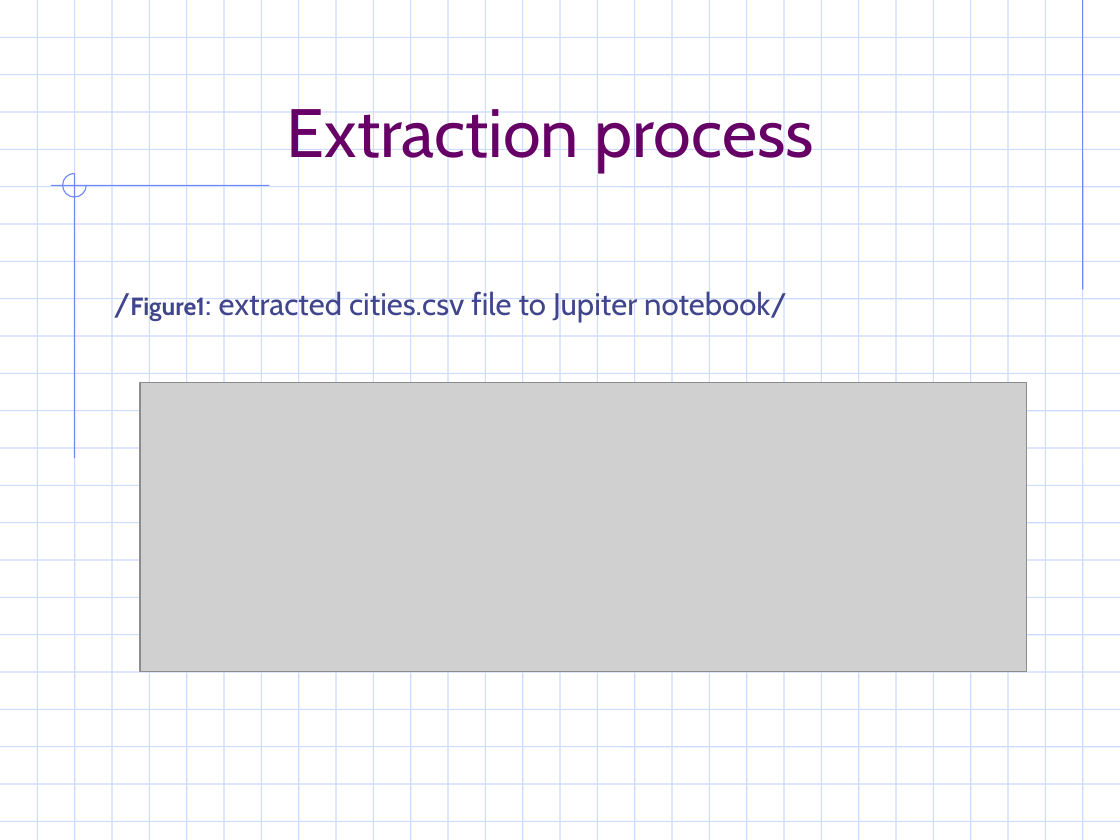
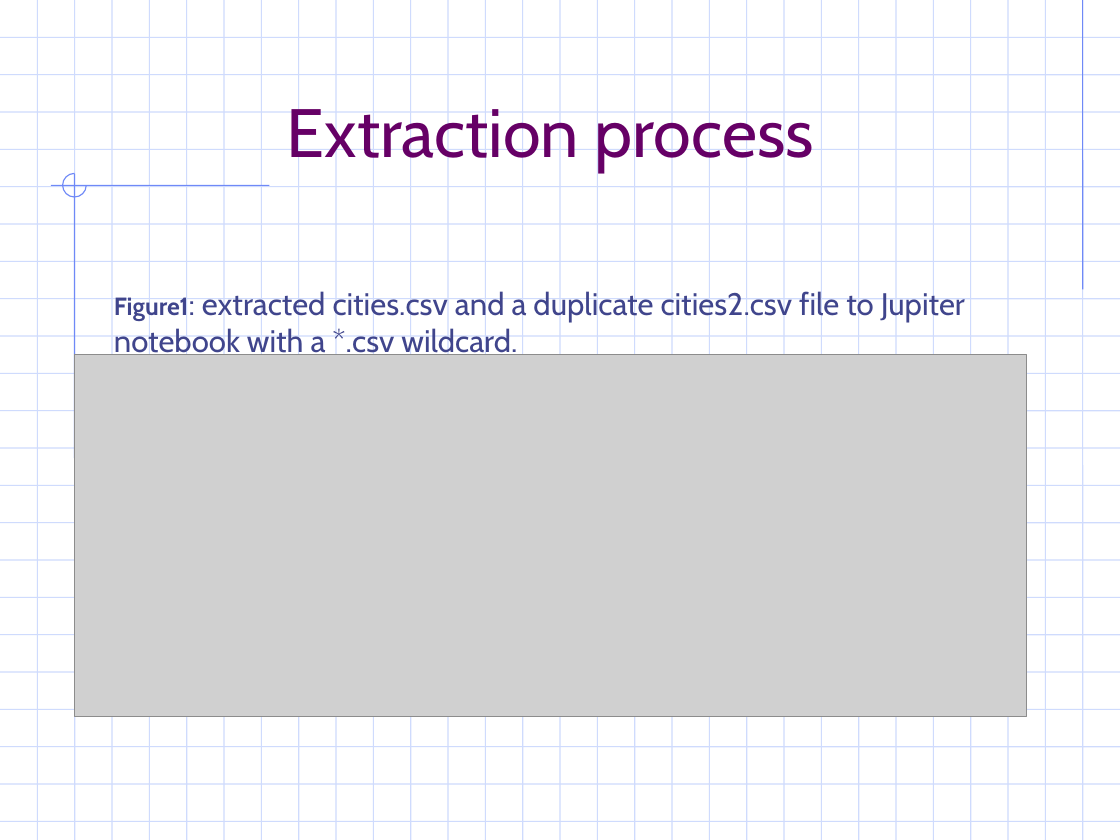
Before and after one commit to vabigdatamover/dream-team, a slide deck: slide 6 of Project_Two/ETL_project.ppt. Drawn at 1120x840 pixels with LibreOffice and Linux fonts; fonts in the diff are those of the drawing; grey boxes stand for pictures; background and template pictures are left out. Boxes give left, top, right and bottom in pixels: in the first picture for what was removed or moved away, otherwise in the second. Text is boxed around its words. In the diff, an @@ line names an element or a change of style, - is before the commit and + after.

```diff
--- a/Project_Two/ETL_project.ppt
+++ b/Project_Two/ETL_project.ppt
@@ text at (x1=114, y1=288, x2=965, y2=359): text changed @@
-/Figure1: extracted cities.csv file to Jupiter notebook/
+Figure1: extracted cities.csv and a duplicate cities2.csv file to Jupiter notebook with a *.csv wildcard.
@@ picture resized from (x1=140, y1=383, x2=1027, y2=672) to (x1=75, y1=355, x2=1027, y2=717) @@
```
Also in this commit, not shown: 5 other slides changed, 1 slide added, 2 other files.
